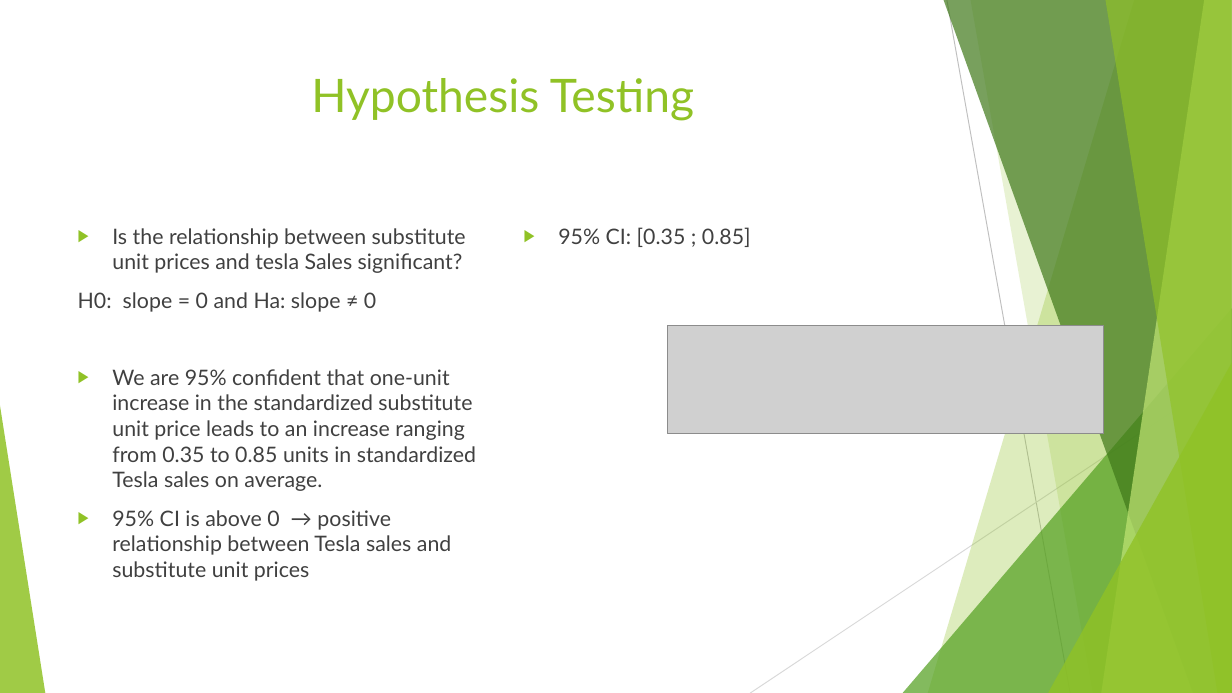
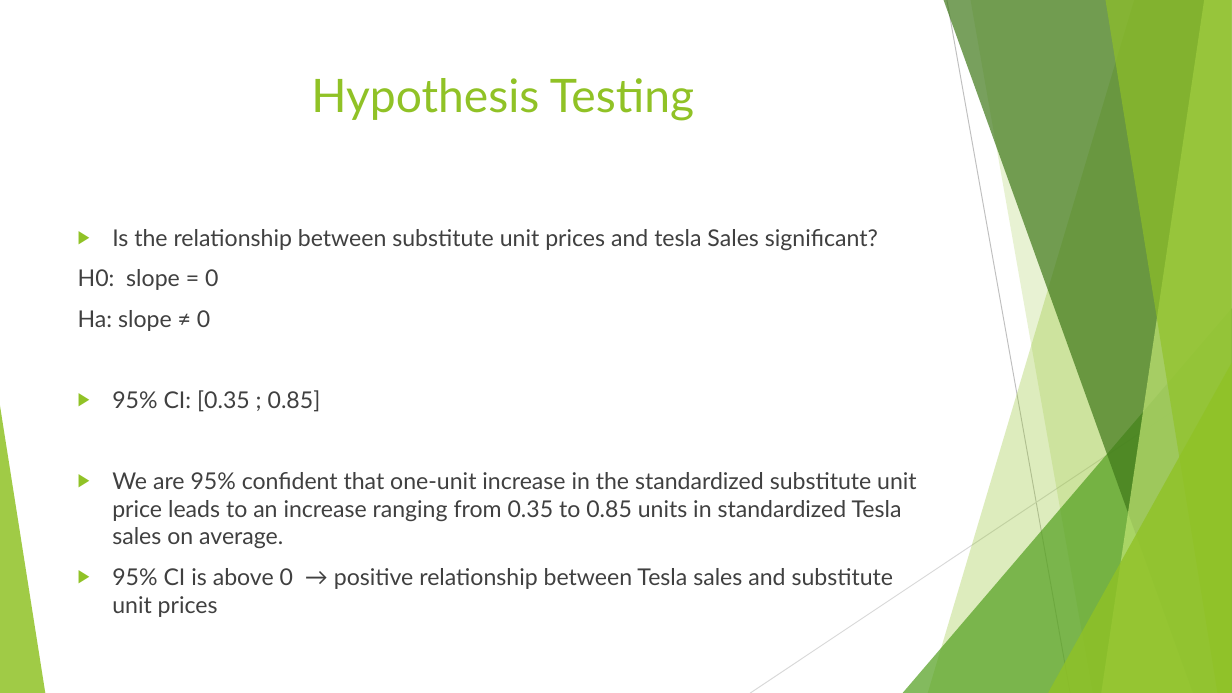
Before and after one commit to sonamgupta1105/Tesla_Analytics, a slide deck: slide 9 of finalPptTesla.pptx. Drawn at 1232x693 pixels with LibreOffice and Linux fonts; fonts in the diff are those of the drawing; grey boxes stand for pictures. Boxes give left, top, right and bottom in pixels: in the first picture for what was removed or moved away, otherwise in the second. Text is boxed around its words. In the diff, an @@ line names an element or a change of style, - is before the commit and + after.

```diff
--- a/finalPptTesla.pptx
+++ b/finalPptTesla.pptx
@@ text at bbox=[112, 229, 917, 617]: size 16.6 to 18 pt in "Is the relationship between substitute unit prices ...", "We are 95% confident that one-unit increase ...", "95% CI is above 0 → positive ..." @@
@@ text removed at bbox=[558, 227, 751, 247] @@
-▶ 95% CI: [0.35 ; 0.85]
@@ text at bbox=[78, 269, 321, 412]: text changed; size 16.6 to 18 pt @@
-H0: slope = 0 and Ha: slope ≠ 0
+H0: slope = 0
+Ha: slope ≠ 0
+▶ 95% CI: [0.35 ; 0.85]
@@ picture removed at bbox=[667, 325, 1104, 433] @@
```
Also in this commit, not shown: 3 other slides changed.
